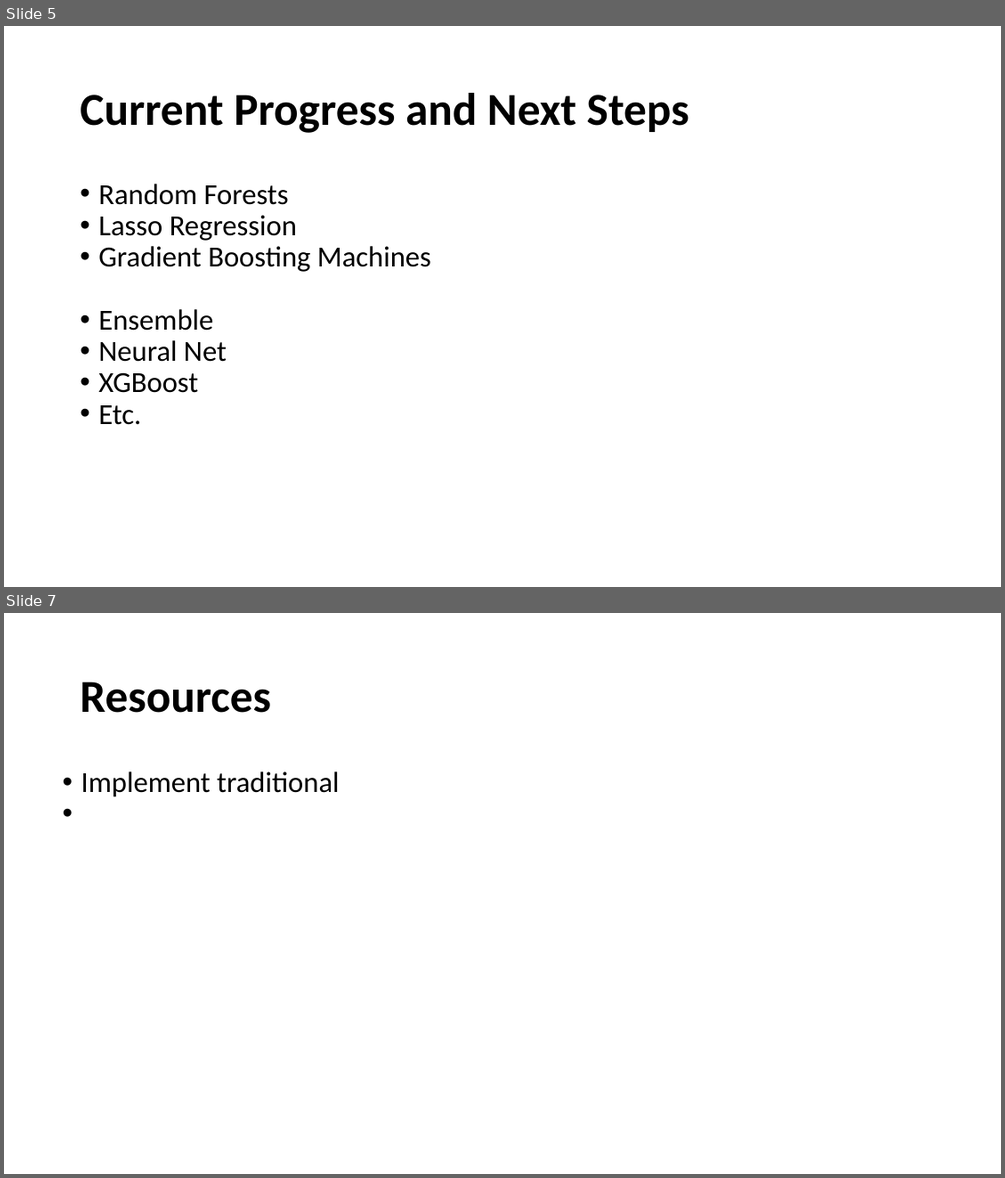
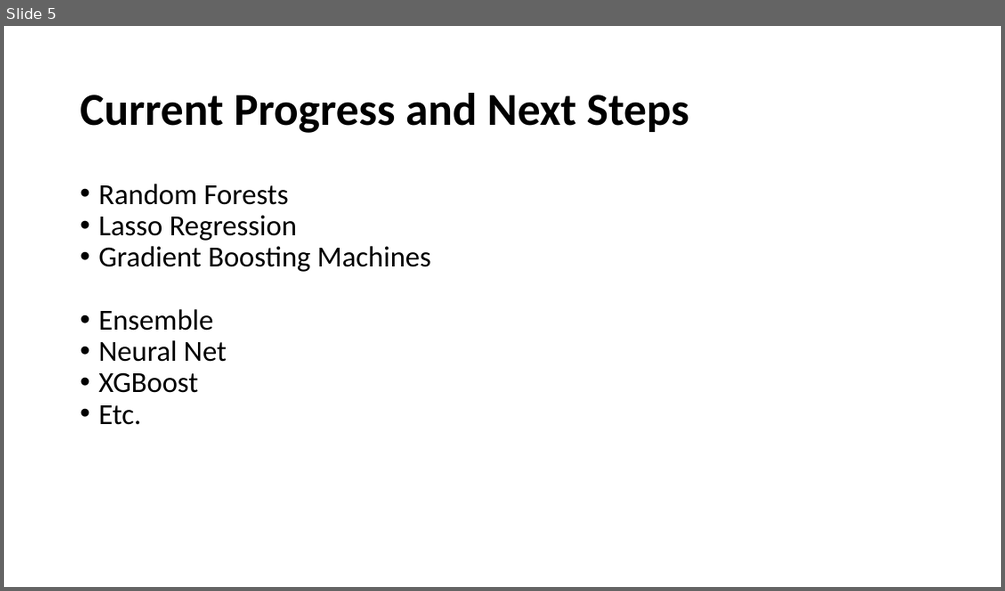
Before and after one commit to jakerhodes/gitFolder, a slide deck: Presentation-draft.pptx. Shown one above the other, each under a label of ours: slides 5 and 7 before the commit, slide 5 after it; the slides between them are not shown. The pictures are 1005x1178 and 1005x591 pixels, drawn with LibreOffice and Linux fonts; fonts in the diff are those of the drawing. Boxes give left, top, right and bottom in pixels: in the first picture for what was removed or moved away, otherwise in the second. Text is boxed around its words. In the diff, an @@ line names an element or a change of style, - is before the commit and + after.

```diff
--- a/Presentation-draft.pptx
+++ b/Presentation-draft.pptx
@@ slide 7 removed at box(4, 613, 1001, 1174), background #FFFFFF @@
@@ title removed at box(80, 682, 271, 713) @@
-Resources
@@ text removed at box(81, 771, 339, 797) @@
-• Implement traditional
```
Also in this commit, not shown: 2 slides changed.
